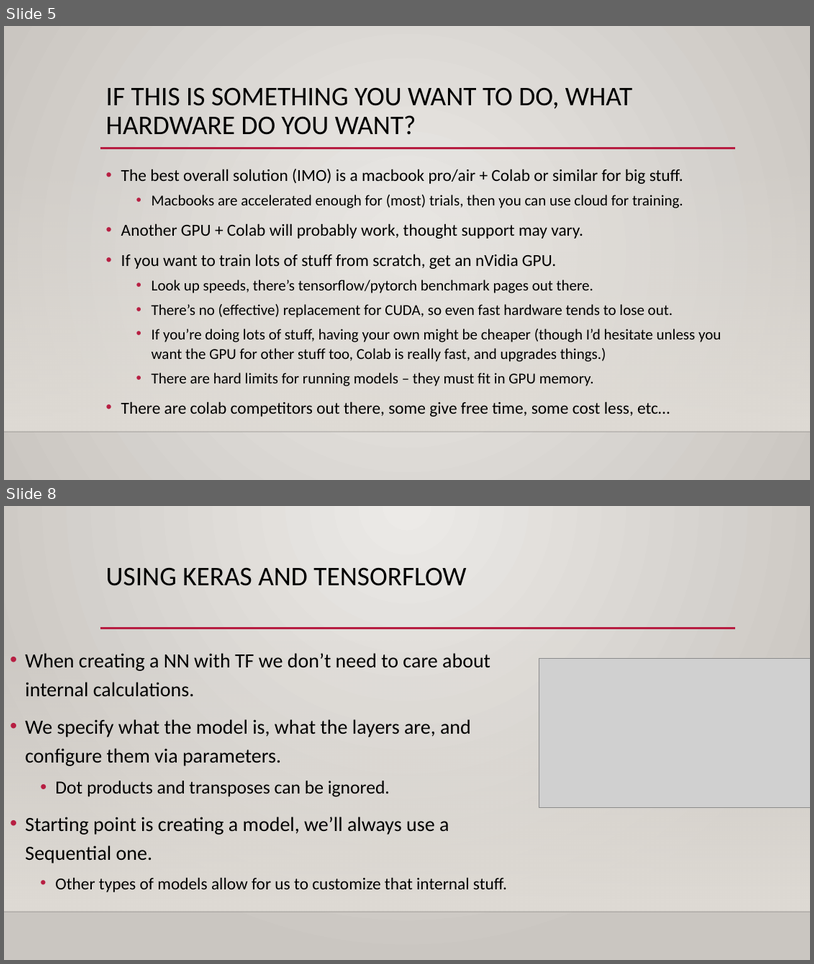
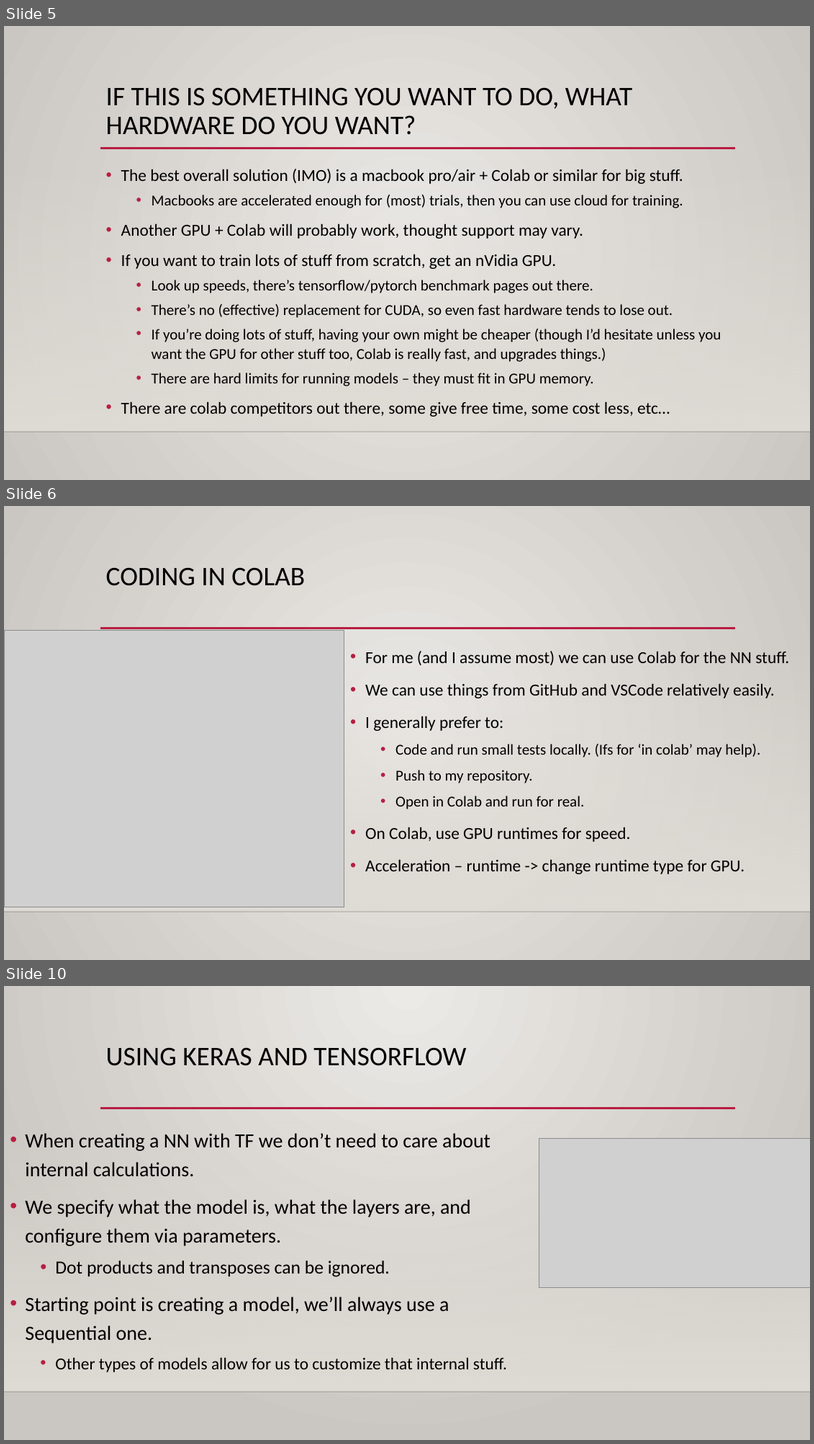
Before and after one commit to AkeemSemperDataScience/Intro_to_Machine_Learning_Students, a slide deck: reference_content/Slides/keras_intro.pptx. Shown one above the other, each under a label of ours: slides 5 and 8 before the commit, slides 5, 6 and 10 after it; the slides between them are not shown. The pictures are 814x964 and 814x1444 pixels, drawn with LibreOffice and Linux fonts; fonts in the diff are those of the drawing; grey boxes stand for pictures; background and template pictures are left out. Boxes give left, top, right and bottom in pixels: in the first picture for what was removed or moved away, otherwise in the second. Text is boxed around its words. In the diff, an @@ line names an element or a change of style, - is before the commit and + after.

```diff
--- a/reference_content/Slides/keras_intro.pptx
+++ b/reference_content/Slides/keras_intro.pptx
@@ slide 6 added at [4, 506, 810, 960], background gradient #ECEAE7 to #CAC7C1; not listed: 3 template elements that a slide beside it also shows @@
@@ title added at [106, 567, 305, 586], 32 pt, text #000000 @@
+CODING IN COLAB
@@ picture added at [4, 631, 345, 906] @@
@@ text added at [365, 651, 790, 874], 20 pt, text #000000 @@
+• For me (and I assume most) we can use Colab for the NN stuff.
+• We can use things from GitHub and VSCode relatively easily.
+• I generally prefer to:
+  • Code and run small tests locally. (Ifs for ‘in colab’ may help).
+  • Push to my repository.
+  • Open in Colab and run for real.
+• On Colab, use GPU runtimes for speed.
+• Acceleration – runtime -> change runtime type for GPU.
@@ what was slide 8 is now slide 10 @@
```
Also in this commit, not shown: 11 slides changed, 9 other slides added, 3 other files.
